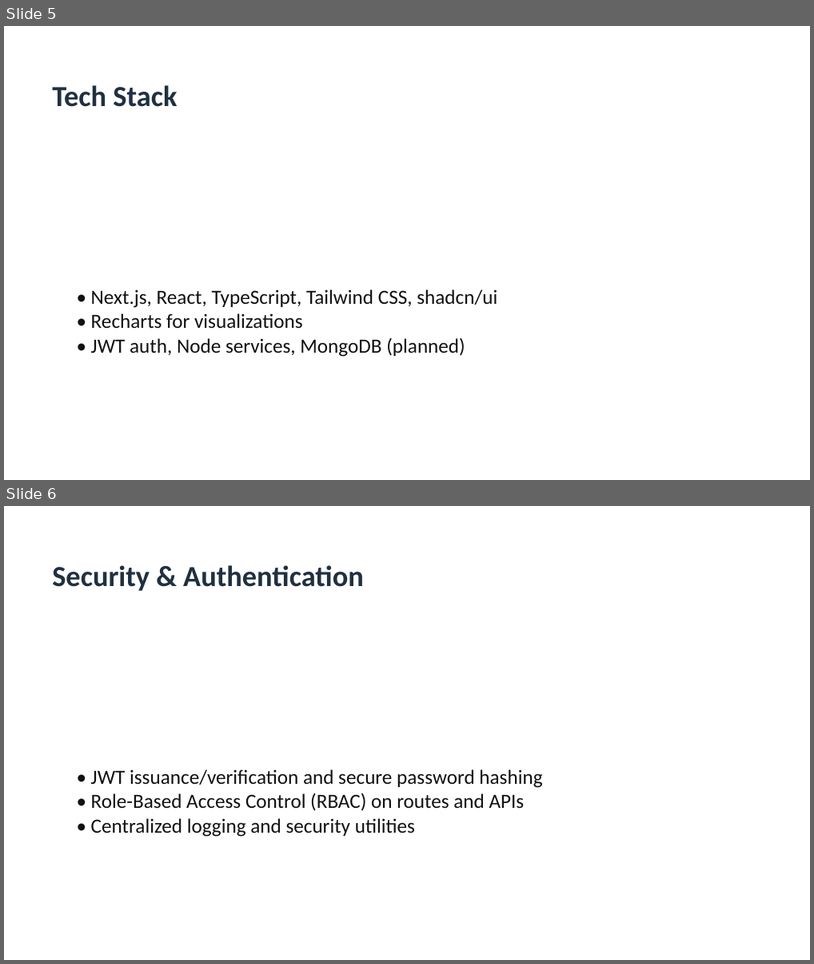
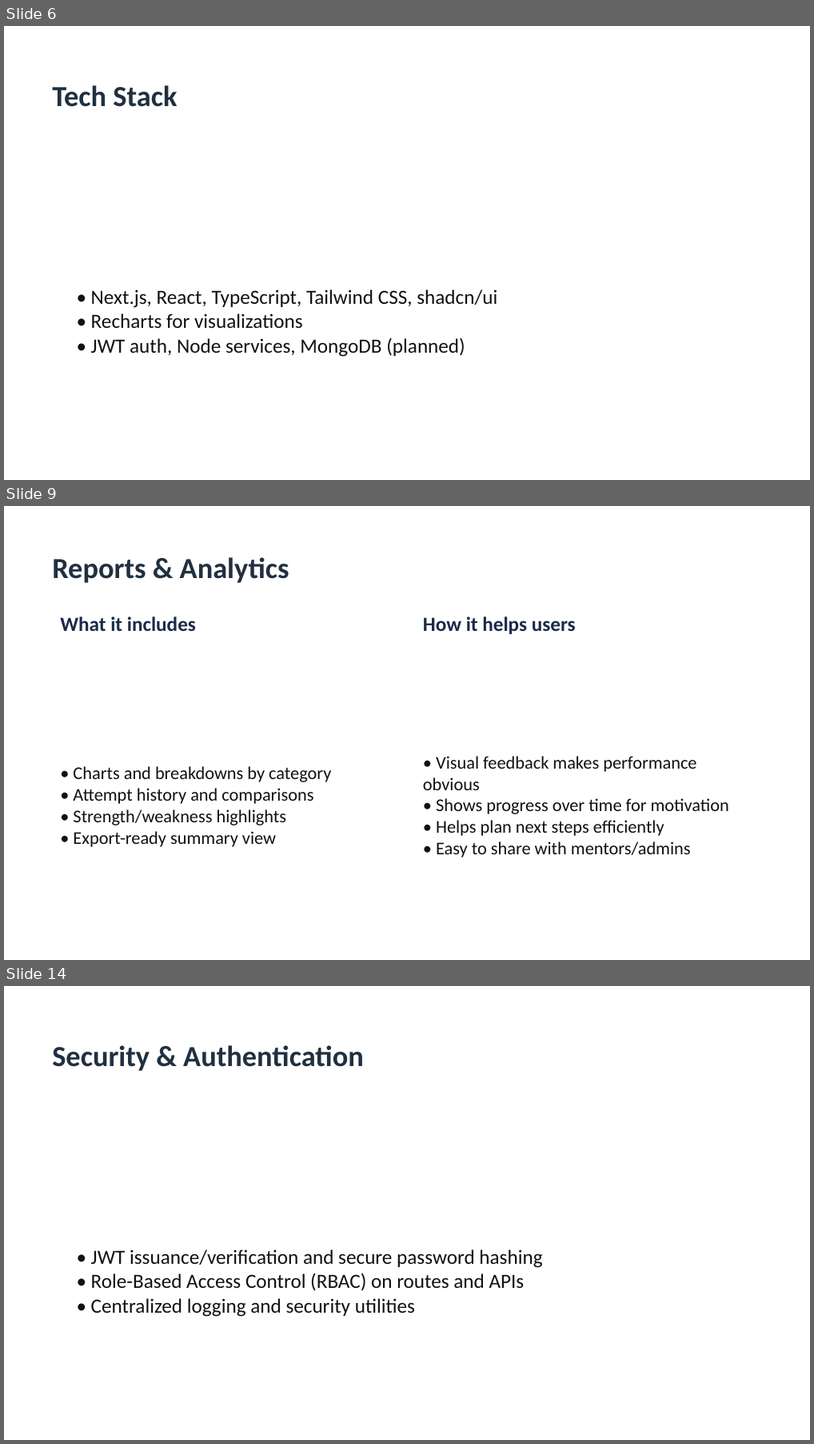
Before and after one commit to ManishKumarCs/learnify-platform, a slide deck: docs/learnify-platform-presentation.pptx. Shown one above the other, each under a label of ours: slides 5 and 6 before the commit, slides 6, 9 and 14 after it; the slides between them are not shown. The pictures are 814x964 and 814x1444 pixels, drawn with LibreOffice and Linux fonts; fonts in the diff are those of the drawing. Boxes give left, top, right and bottom in pixels: in the first picture for what was removed or moved away, otherwise in the second. Text is boxed around its words. In the diff, an @@ line names an element or a change of style, - is before the commit and + after.

```diff
--- a/docs/learnify-platform-presentation.pptx
+++ b/docs/learnify-platform-presentation.pptx
@@ slide 9 added at [4, 506, 810, 960], background #FFFFFF @@
@@ text added at [52, 557, 290, 583], 26 pt, text #203040, bold @@
+Reports & Analytics
@@ text added at [60, 616, 196, 631], 18 pt, text #1A2B49, bold @@
+What it includes
@@ text added at [423, 616, 576, 634], 18 pt, text #1A2B49, bold @@
+How it helps users
@@ text added at [73, 766, 331, 847], 16 pt, text #111111 @@
+• Charts and breakdowns by category
+• Attempt history and comparisons
+• Strength/weakness highlights
+• Export-ready summary view
@@ text added at [423, 756, 730, 857], 16 pt, text #111111 @@
+• Visual feedback makes performance obvious
+• Shows progress over time for motivation
+• Helps plan next steps efficiently
+• Easy to share with mentors/admins
@@ what was slide 5 is now slide 6 @@
@@ what was slide 6 is now slide 14 @@
```
Also in this commit, not shown: 20 other slides added, 1 other file.
